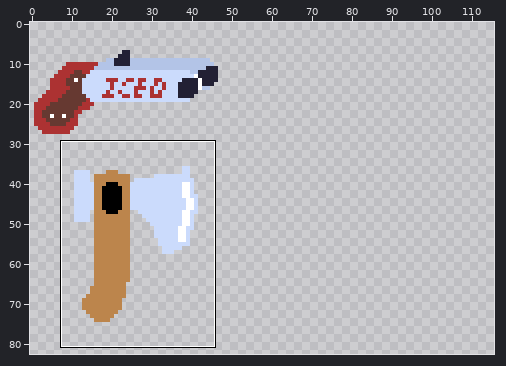
Edited in one commit: sprite sheet (Assets/Art/Sprites/Weapons.png). Above, an overview of the earlier version with the close-up marked.
Close-up. Before the commit:
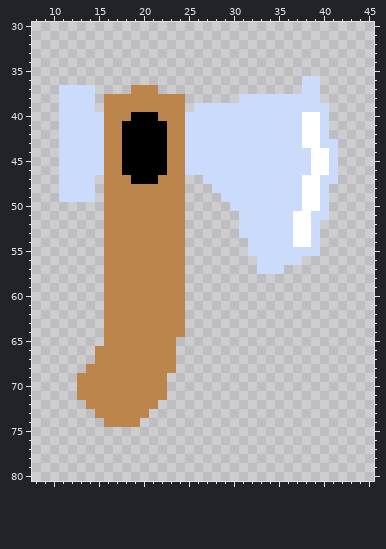
The file is 120x120 pixels. Shown: x 8..45, y 30..80. The wide view leaves out empty margins. The commit also changed other parts of the picture, which this record leaves out.
The same view after the edit:
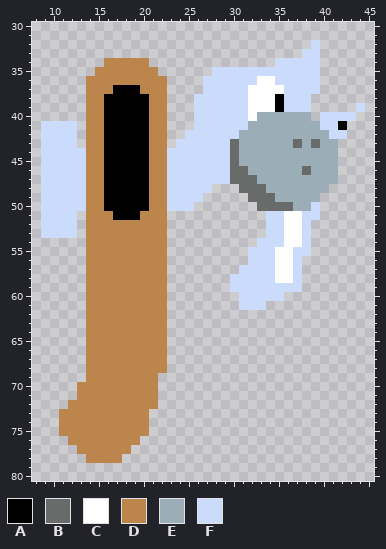
Palette (. is transparent): A #000000  B #696a6a  C #ffffff  D #bc854c  E #9badb7  F #cbdbfc
Edits made:
@@ x 8..45 @@
 31 ......................................
-32 ......................................
-33 ......................................
-34 ......................................
-35 ......................................
-36 ..............................FF......
-37 ...FFFF....DDD................FF......
-38 ...FFFF.DDDDDDDDD......FFFFFFFFF......
-39 ...FFFF.DDDDDDDDD.FFFFFFFFFFFFFFF.....
-40 ...FFFFFDDDAAADDDFFFFFFFFFFFFFCCF.....
-41 ...FFFFFDDAAAAADDFFFFFFFFFFFFFCCF.....
-42 ...FFFFFDDAAAAADDFFFFFFFFFFFFFCCF.....
-43 ...FFFFFDDAAAAADDFFFFFFFFFFFFFCCFF....
-44 ...FFFFFDDAAAAADDFFFFFFFFFFFFFFCCF....
-45 ...FFFFFDDAAAAADDFFFFFFFFFFFFFFCCF....
-46 ...FFFFFDDAAAAADDFFFFFFFFFFFFFFCCF....
-47 ...FFFF.DDDAAADDD..FFFFFFFFFFFCCFF....
-48 ...FFFF.DDDDDDDDD...FFFFFFFFFFCCF.....
-49 ...FFFF.DDDDDDDDD....FFFFFFFFFCCF.....
-50 ........DDDDDDDDD.....FFFFFFFFCCF.....
-51 ........DDDDDDDDD......FFFFFFCCFF.....
-52 ........DDDDDDDDD......FFFFFFCCF......
-53 ........DDDDDDDDD......FFFFFFCCF......
-54 ........DDDDDDDDD.......FFFFFCCF......
-55 ........DDDDDDDDD.......FFFFFFFF......
-56 ........DDDDDDDDD........FFFFF........
-57 ........DDDDDDDDD........FFF..........
-58 ........DDDDDDDDD.....................
-59 ........DDDDDDDDD.....................
-60 ........DDDDDDDDD.....................
-61 ........DDDDDDDDD.....................
-62 ........DDDDDDDDD.....................
-63 ........DDDDDDDDD.....................
-64 ........DDDDDDDDD.....................
-65 ........DDDDDDDD......................
-66 .......DDDDDDDDD......................
-67 .......DDDDDDDDD......................
-68 ......DDDDDDDDDD......................
-69 .....DDDDDDDDDD.......................
-70 .....DDDDDDDDDD.......................
-71 .....DDDDDDDDDD.......................
-72 ......DDDDDDDD........................
-73 .......DDDDDD.........................
-74 ........DDDD..........................
-75 ......................................
-76 ......................................
-77 ......................................
-78 ......................................
+32 ...............................F......
+33 ..............................FF......
+34 ........DDDDD..............FFFFF......
+35 .......DDDDDDD......FFFFFFFFFFFF......
+36 ......DDDDDDDDD....FFFFFFCCFFFFF......
+37 ......DDDAAADDD....FFFFFCCCCFFFF......
+38 ......DDAAAAADD...FFFFFFCCCAFFF.......
+39 ......DDAAAAADD...FFFFFFCCCAFFF.....F.
+40 ......DDAAAAADD...FFFFFFCEEEEEE.FFFF..
+41 .FFFF.DDAAAAADD...FFFFFFEEEEEEEEFFA...
+42 .FFFF.DDAAAAADD..FFFFFFEEEEEEEEEEFF...
+43 .FFFF.DDAAAAADD.FFFFFFBEEEEEEBEBEE....
+44 .FFFFFDDAAAAADDFFFFFFFBEEEEEEEEEEE....
+45 .FFFFFDDAAAAADDFFFFFFFBEEEEEEEEEEE....
+46 .FFFFFDDAAAAADDFFFFFFFBBEEEEEEBEEE....
+47 .FFFFFDDAAAAADDFFFFFFFBBBEEEEEEEEE....
+48 .FFFFFDDAAAAADDFFFFF...BBBEEEEEEE.....
+49 .FFFFFDDAAAAADDFFFF.....BBBEEEEE......
+50 .FFFFFDDAAAAADDFFF.......BBBBEEF......
+51 .FFFF.DDDAAADDD...........FFCCFF......
+52 .FFFF.DDDDDDDDD...........FFCCF.......
+53 .FFFF.DDDDDDDDD...........FFCCF.......
+54 ......DDDDDDDDD..........FFFCCF.......
+55 ......DDDDDDDDD.........FFFCCFF.......
+56 ......DDDDDDDDD.........FFFCCF........
+57 ......DDDDDDDDD........FFFFCCF........
+58 ......DDDDDDDDD.......FFFFFCCF........
+59 ......DDDDDDDDD.......FFFFFFFF........
+60 ......DDDDDDDDD........FFFFF..........
+61 ......DDDDDDDDD........FFF............
+62 ......DDDDDDDDD.......................
+63 ......DDDDDDDDD.......................
+64 ......DDDDDDDDD.......................
+65 ......DDDDDDDDD.......................
+66 ......DDDDDDDDD.......................
+67 ......DDDDDDDDD.......................
+68 ......DDDDDDDDD.......................
+69 ......DDDDDDDD........................
+70 .....DDDDDDDDD........................
+71 .....DDDDDDDDD........................
+72 ....DDDDDDDDDD........................
+73 ...DDDDDDDDDD.........................
+74 ...DDDDDDDDDD.........................
+75 ...DDDDDDDDDD.........................
+76 ....DDDDDDDD..........................
+77 .....DDDDDD...........................
+78 ......DDDD............................
 79 ......................................
